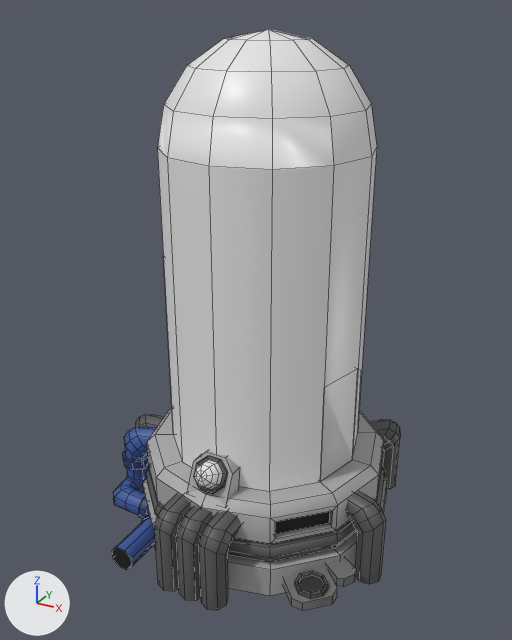
Before and after pictures for a commit that changed the FBX model Assets/Art/Models/Furniture/Machines/Medical/cryotube.fbx.
Rendered twice from a 50 mm camera at (-5.55, -3.19, 3.28) aimed at (-7.51, 0.38, 1.5). Lighting does not change. The marker at lower left points along +X, +Y and +Z. Mesh edges are drawn as thin lines. Where no turn or scale is listed for an object, it has been applied to the vertices. Vertices at the same position are counted once.

Objects in the first picture: 'Cryotube.Base', 'Cryotube.Door', 'Cryotube.Glass', 'Cryotube.GlassBroken'.
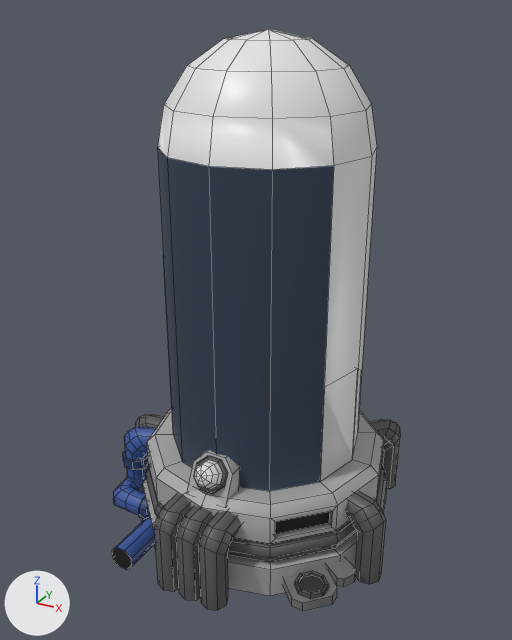
The newer file is also turned or shifted as a whole; pictures and numbers use the older file's frame.

What the commit changed:
me_cryotubedoor is used by ob_cryotube_door; location (-8.0, 0.0, 0.0).
me_cryotubedoor had 20 vertices, 10 faces and spanned x -0.05..1.05, y -0.14..0.21, z 0.6..2.55.
me_cryotubedoor now has 20 vertices, 18 faces and spans x -0.05..1.05, y -0.14..0.21, z 0.6..2.55.
me_cryotubedoor part 1: 10 faces spanning x -0.05..1.05, y -0.14..0.21, z 0.6..2.55 switch from mat_palette05_glass (white #e7e7e7) to mat_palette05 (picture img_palette05_png).

Boxes [x1, y1, x2, y2] around the edits, measured in the pictures (512 x 640 px):
part 1 of me_cryotubedoor, recoloured (grey to blue): [158, 148, 334, 491] in both
